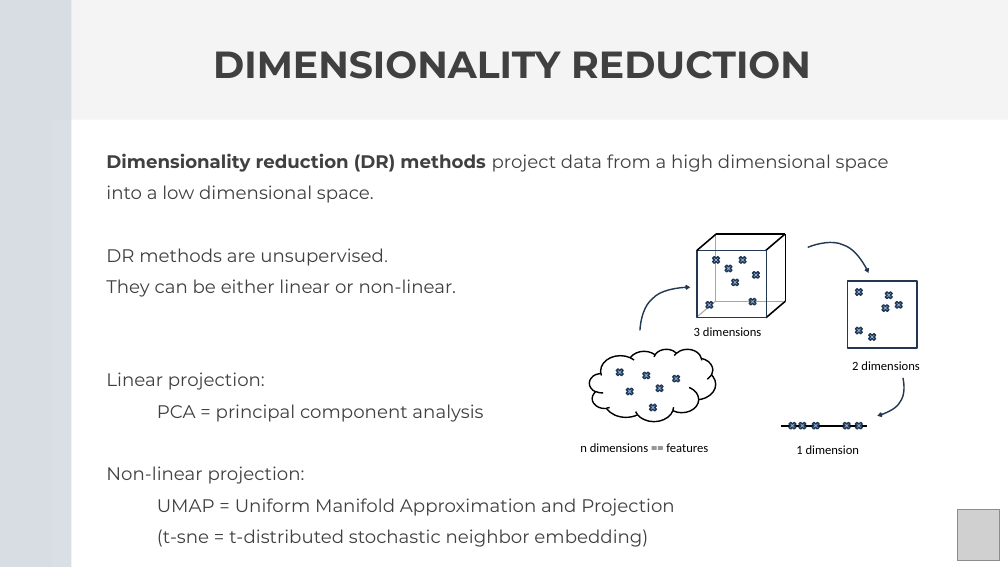
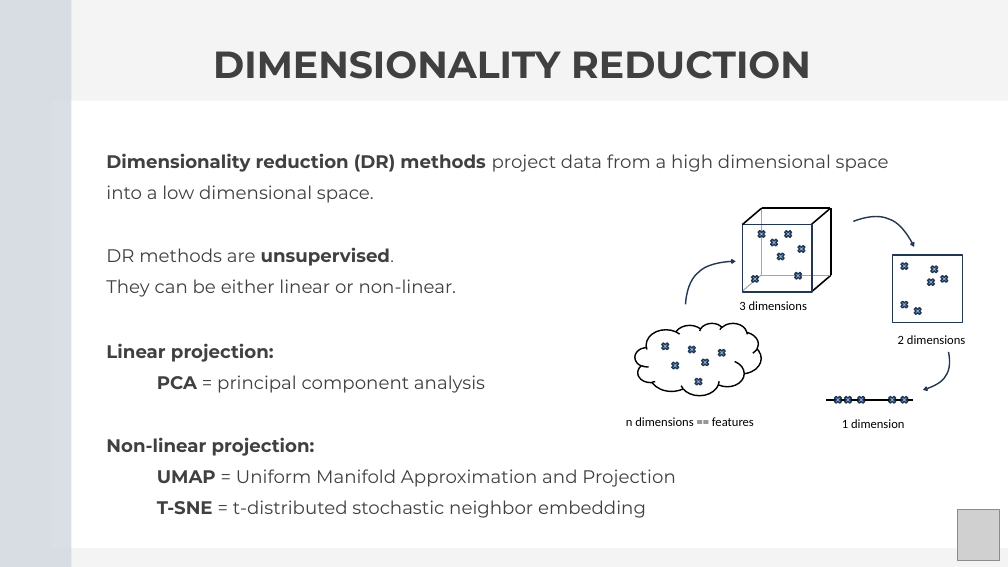
Before and after one commit to Center-for-Health-Data-Science/Foundations-of-Health-Data-Science, a slide deck: slide 13 of Slides/FHDS_Data_Analysis_Part3.pptx (slide 14 before the commit). Drawn at 1008x567 pixels with LibreOffice and Linux fonts; fonts in the diff are those of the drawing; grey boxes stand for pictures. Boxes give left, top, right and bottom in pixels: in the first picture for what was removed or moved away, otherwise in the second. Text is boxed around its words. In the diff, an @@ line names an element or a change of style, - is before the commit and + after.

```diff
--- a/Slides/FHDS_Data_Analysis_Part3.pptx
+++ b/Slides/FHDS_Data_Analysis_Part3.pptx
@@ rectangle moved from (x1=52, y1=119, x2=1008, y2=567) to (x1=52, y1=101, x2=1008, y2=548) @@
@@ text at (x1=106, y1=247, x2=390, y2=266): bold on in "unsupervised." @@
@@ 24 crosses, 9 lines, 4 texts, 3 freeform shapes, 2 rectangles, 1 cloud moved together from (x1=580, y1=229, x2=919, y2=454) to (x1=626, y1=203, x2=965, y2=428) @@
@@ text at (x1=106, y1=343, x2=675, y2=487): bold on in "Linear projection:", "PCA", "Non-linear projection:", "UMAP" @@
@@ text "Linear projection:" moved from (x1=106, y1=372, x2=674, y2=547) to (x1=106, y1=343, x2=675, y2=518) @@
@@ text at (x1=157, y1=500, x2=646, y2=518): text changed @@
-(t-sne = t-distributed stochastic neighbor embedding)
+T-SNE = t-distributed stochastic neighbor embedding
```
Also in this commit, not shown: 10 other slides changed, 1 slide removed, 7 other files.
